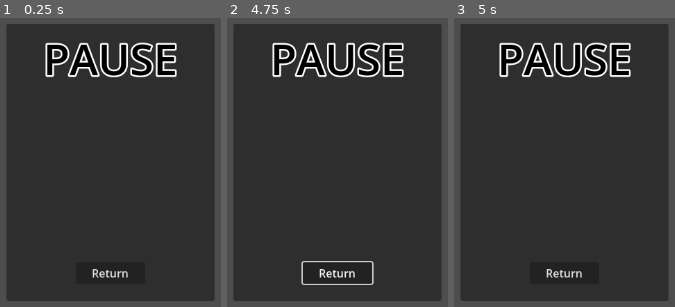
Above: before the commit, frames 1-3 (left to right).
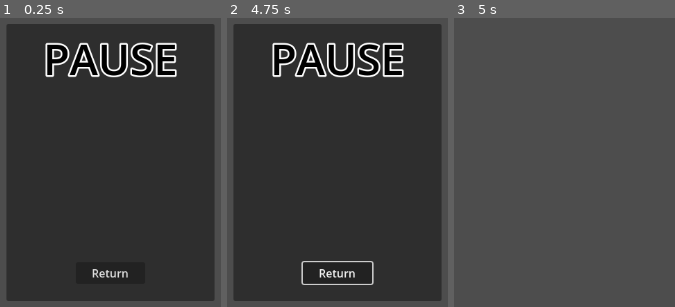
Above: after the commit, the same moments.

Repository: Z3BINI/game-design-final-project
Game: Godot game, scene res://scenes/ui/pause/pause_menu.tscn
Same seed, same stepped clock (60 frames per second), same inputs: the game is played once before the commit and once after it. The project has no main scene, so this scene is started directly.
Inputs (mouse positions are in pixels of both pictures, inside the frame that each line leads up to):
- Up to frame 1 (0.25 s): no input
- Up to frame 2 (4.75 s): tap Enter at 0.5 s; move the mouse to (outside the picture) at 0.52 s; hold D (move_right) 0.53-1.25 s; tap Space (jump) at 0.77 s; click "Return" at 1.25 s; move the mouse to (outside the picture) at 2.02 s; hold S (move_backward) 2.03-2.78 s; move the mouse to (417, 64) at 2.77 s; hold D (move_right) 2.78-3.53 s; move the mouse to (297, 252) at 3.52 s; hold W (move_forward) 3.53-4.28 s; move the mouse to (outside the picture) at 4.27 s; hold A (move_left) from 4.28 s (still down)
- Up to frame 3 (5 s): keep holding A (move_left); tap Escape (pause) at 4.9 s

Frames 1-2 are identical in both runs. In frame 3, 89% of the frame differs, in the area x 3-97%, y 2-98%.

Commit message:
To toggle once per button down
Was going on/off spam

Diff:
--- a/scripts/ui/pause/pause_menu.gd
+++ b/scripts/ui/pause/pause_menu.gd
@@ -5,5 +5,5 @@
 
 
 func _input(event):
-	if event.is_action("pause"):
+	if event.is_action_pressed("pause"):
 		visible = !visible
